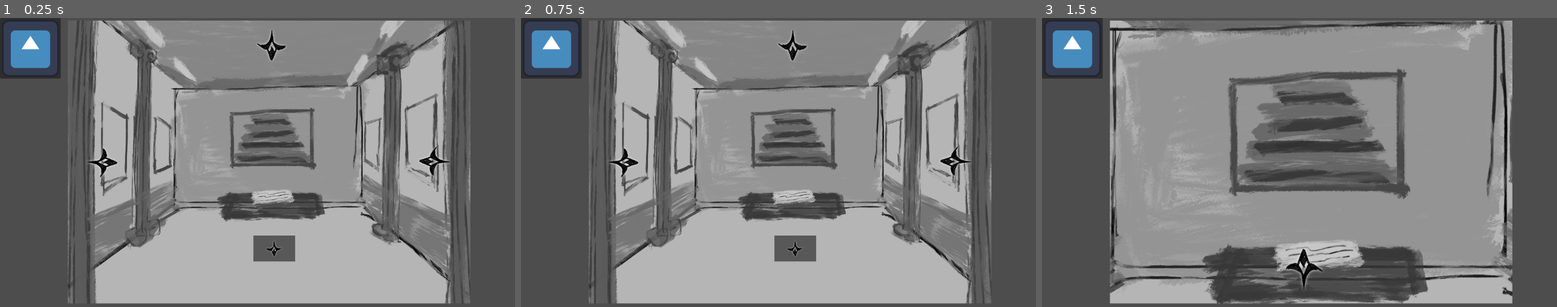
Above: before the commit, frames 1-3 (left to right).
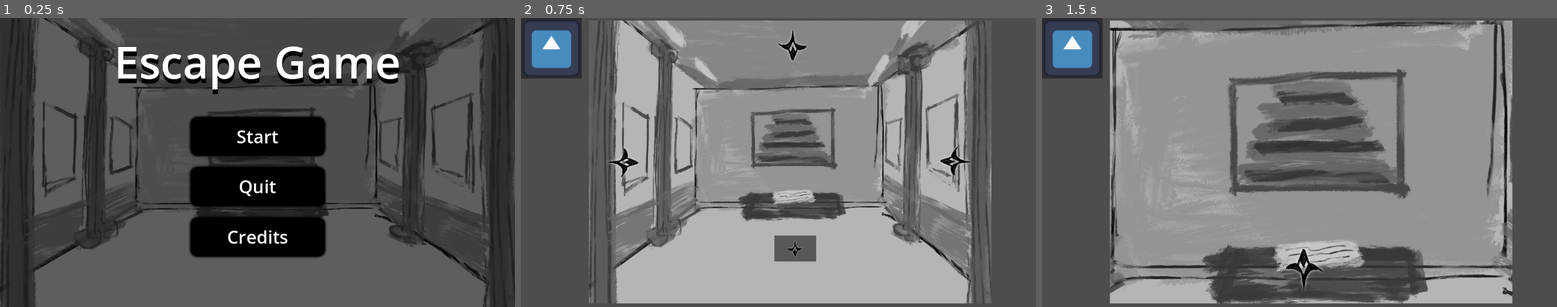
Above: after the commit, the same moments.

Repository: yaliu10/Escape-Room
Game: Godot game, scene res://Scenes/start_menu.tscn
Two runs of this game, one before a commit and one after it. Both use one fixed random seed, a clock stepped at 60 frames per second and the inputs below. Before the commit the project starts from res://Scenes/main.tscn. The engine's default icon, where the game draws it, is replaced by a stand-in: a white triangle on a blue panel in a dark square.
Inputs (mouse positions are in pixels of both pictures, inside the frame that each line leads up to):
- Up to frame 1 (0.25 s): no input
- Up to frame 2 (0.75 s): click (778, 136) at 0.5 s, where only the run after the commit has a clickable "Start"
- Up to frame 3 (1.5 s): click (1314, 46) at 1.25 s

The runs differ from the first frame. In frame 1, 77% of the frame differs, in the area x 0-100%, y 0-100%; in frame 2, nothing differs; in frame 3, nothing differs.

Commit message:
Set main scene into Start Menu

Diff:
--- a/escape-room/project.godot
+++ b/escape-room/project.godot
@@ -11,7 +11,7 @@
 [application]
 
 config/name="Escape Room"
-run/main_scene="res://Scenes/main.tscn"
+run/main_scene="res://Scenes/start_menu.tscn"
 config/features=PackedStringArray("4.3", "Forward Plus")
 config/icon="res://icon.svg"
 
